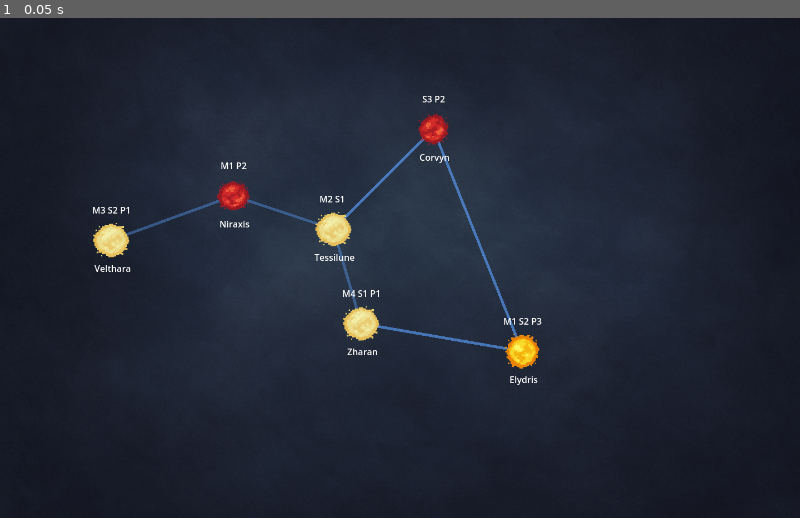
Above: before the commit, frame 1.
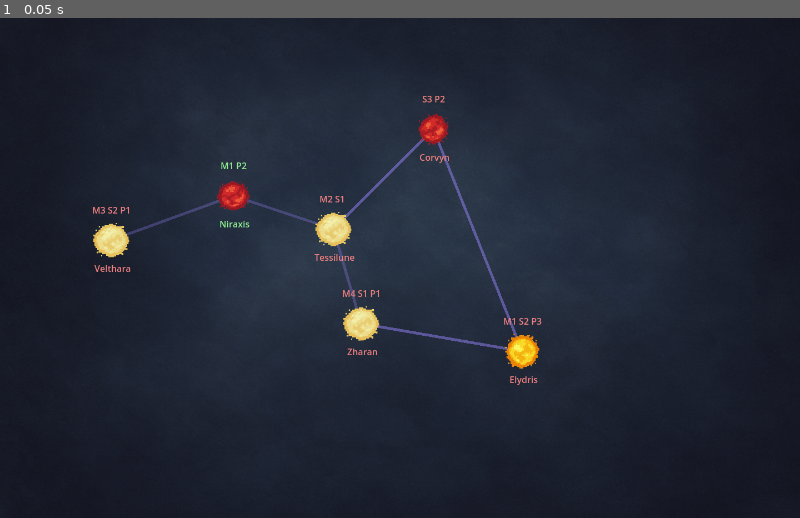
Above: after the commit, the same moment.

Repository: igjese/galaxy-campaign
Game: Godot game, scene res://map.tscn
The game is run twice, just before and just after one commit, with the same random seed, the same clock (stepped at 60 frames per second) and the same inputs.
Inputs:
- Up to frame 1 (0.05 s): no input

The runs differ from the first frame. In frame 1, 0.6% of the frame differs, in the area x 11-68%, y 15-74%.

Commit message:
color code stars info by faction

Diff:
--- a/game_data.gd
+++ b/game_data.gd
@@ -11,7 +11,8 @@
         "position": Vector2(420, 320),
         "materials": 1,
         "supply": 0,
-        "personnel": 2
+        "personnel": 2,
+        "faction": "player"
     },
     "Tessilune": {
         "position": Vector2(600, 380),
--- a/map.gd
+++ b/map.gd
@@ -20,6 +20,7 @@
         star.supply = data.supply
         star.personnel = data.personnel
         star.position = data.position
+        star.faction = data.faction if data.has("faction") else "ai"
 
         add_child(star)
         system_map[name] = star
--- a/map.tscn
+++ b/map.tscn
@@ -19,4 +19,4 @@
 
 [node name="ConnectionLines" type="Line2D" parent="."]
 width = 5.0
-default_color = Color(0.347579, 0.605034, 0.954115, 0.423529)
+default_color = Color(0.596078, 0.517647, 0.984314, 0.290196)
--- a/scenes/star.gd
+++ b/scenes/star.gd
@@ -4,6 +4,7 @@
 @export var materials: int
 @export var supply: int
 @export var personnel: int
+@export var faction: String = "ai"  # default to AI-owned
 
 @onready var name_label = $SystemNode/Name
 @onready var info_label = $SystemNode/Info
@@ -42,3 +43,10 @@
         info += "P%d" % personnel
 
     info_label.text = info
+
+    var color = Color.LIGHT_CORAL
+    if faction == "player":
+        color = Color.LIGHT_GREEN
+
+    name_label.add_theme_color_override("font_color", color)
+    info_label.add_theme_color_override("font_color", color)
